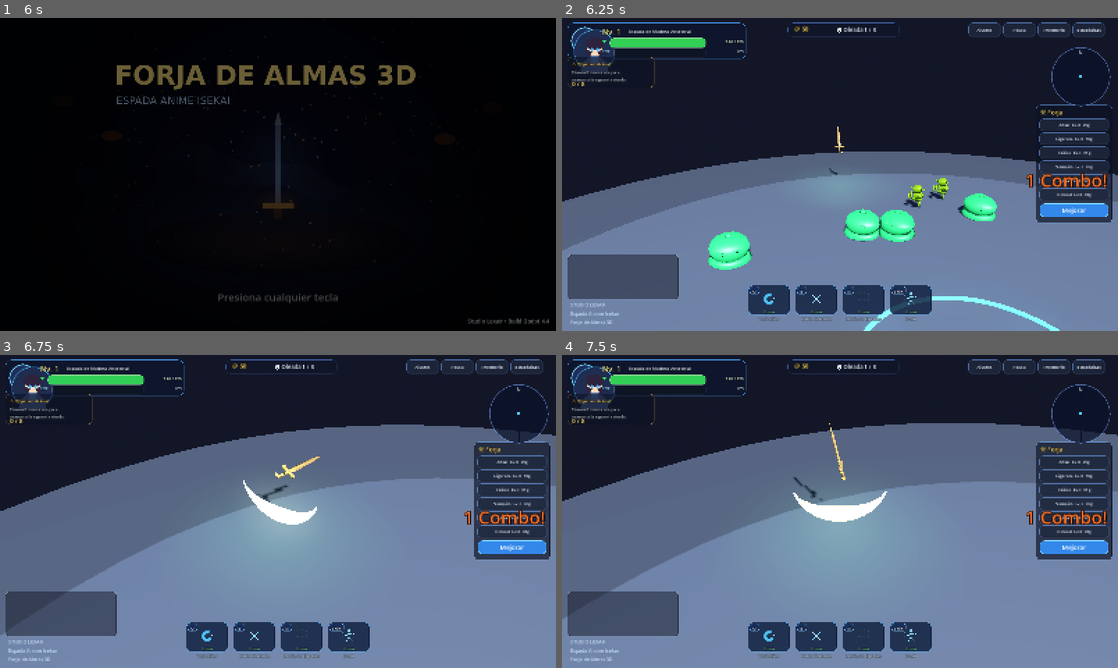
Above: before the commit, frames 1-4 (two rows, left to right).
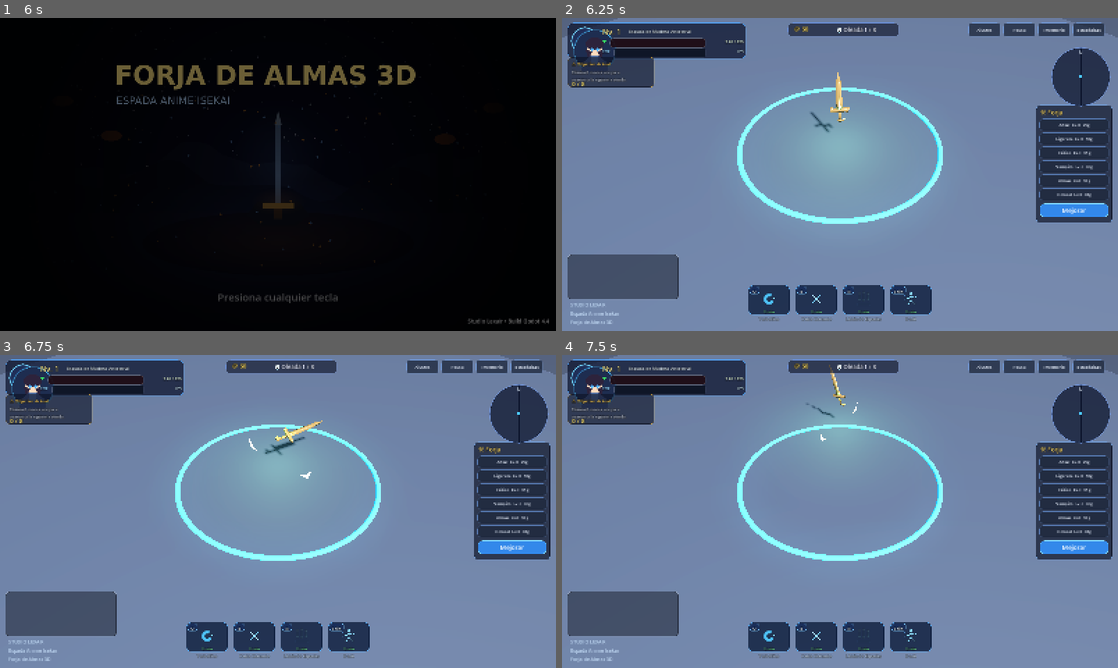
Above: after the commit, the same moments.

Repository: Gxforge/Espada-Anime-Isekai
Game: Godot game, scene res://scenes/Boot.tscn
Two runs of this game, one before a commit and one after it. Both use one fixed random seed, a clock stepped at 60 frames per second and the inputs below.
Inputs (mouse positions are in pixels of both pictures, inside the frame that each line leads up to):
- Up to frame 1 (6 s): tap Enter at 0.5, 2 s; move the mouse to (400, 158) at 0.52 s; hold D (move_right) 0.53-1.25 s; click (400, 158) at 0.6 s; tap Space at 1.25, 5.75 s; drag from (166, 190) to (250, 237) at 1.27 s; move the mouse to (333, 105) at 2.02 s; hold D (move_right) 2.03-2.75 s; click (333, 105) at 2.1 s; drag from (250, 237) to (111, 127) at 2.77 s; move the mouse to (444, 221) at 3.52 s; hold A (move_left) 3.53-4.25 s; click (444, 221) at 3.6 s; drag from (111, 127) to (194, 96) at 4.27 s; move the mouse to (305, 174) at 5.02 s; hold S (move_back) 5.03-5.75 s; click (305, 174) at 5.1 s; drag from (194, 96) to (166, 190) at 5.77 s
- Up to frame 2 (6.25 s): no input
- Up to frame 3 (6.75 s): move the mouse to (400, 495) at 6.52 s; hold W (move_forward) from 6.53 s (still down); click (400, 495) at 6.6 s
- Up to frame 4 (7.5 s): release W (move_forward) at 7.25 s; drag from (728, 527) to (812, 574) at 7.27 s

Frame 1 is identical in both runs. In frame 2, 55% of the frame differs, in the area x 0-100%, y 0-100%; in frame 3, 49%; in frame 4, 50%.
Error after the commit: Parse Error: Identifier "_music" not declared in the current scope. (res://scripts/Main.gd:116)

Commit message:
audio: música ambiental loop y cableado en menú/juego

Diff:
--- a/godot_project/scripts/Main.gd
+++ b/godot_project/scripts/Main.gd
@@ -109,3 +109,17 @@
 		if has_node("/root/SaveSystem") and is_instance_valid(player):
 			get_node("/root/SaveSystem").save_game(player)
 		get_tree().quit()
+
+
+func _play_music() -> void:
+	if not ResourceLoader.exists("res://assets/audio/ambient.wav"): return
+	_music = AudioStreamPlayer.new()
+	_music.name = "Music"
+	var st = load("res://assets/audio/ambient.wav")
+	if st is AudioStreamWAV:
+		st.loop_mode = AudioStreamWAV.LOOP_FORWARD
+		st.loop_end = int(st.data.size() / 2)
+	_music.stream = st
+	_music.volume_db = -10.0
+	add_child(_music)
+	_music.play()
--- a/godot_project/scripts/MainMenu.gd
+++ b/godot_project/scripts/MainMenu.gd
@@ -4,6 +4,8 @@
 @onready var fade: ColorRect = $Fade
 var _ready_to_start := false
 var _starting := false
+
+var _music: AudioStreamPlayer
 
 func _ready() -> void:
 	fade.color = Color(0,0,0,1)
@@ -14,6 +16,7 @@
 	var blink = create_tween().set_loops()
 	blink.tween_property(prompt, "modulate:a", 0.35, 0.8)
 	blink.tween_property(prompt, "modulate:a", 1.0, 0.8)
+	_play_music()
 
 func _unhandled_input(event: InputEvent) -> void:
 	if _starting or not _ready_to_start:
@@ -33,3 +36,16 @@
 	var tw = create_tween()
 	tw.tween_property(fade, "color:a", 1.0, 0.4)
 	tw.tween_callback(func(): get_tree().change_scene_to_file("res://scenes/Main.tscn"))
+
+
+func _play_music() -> void:
+	if not ResourceLoader.exists("res://assets/audio/ambient.wav"): return
+	_music = AudioStreamPlayer.new()
+	var st = load("res://assets/audio/ambient.wav")
+	if st is AudioStreamWAV:
+		st.loop_mode = AudioStreamWAV.LOOP_FORWARD
+		st.loop_end = st.data.size() / 2
+	_music.stream = st
+	_music.volume_db = -8.0
+	add_child(_music)
+	_music.play()
Not shown, added: godot_project/assets/audio/ambient.wav
